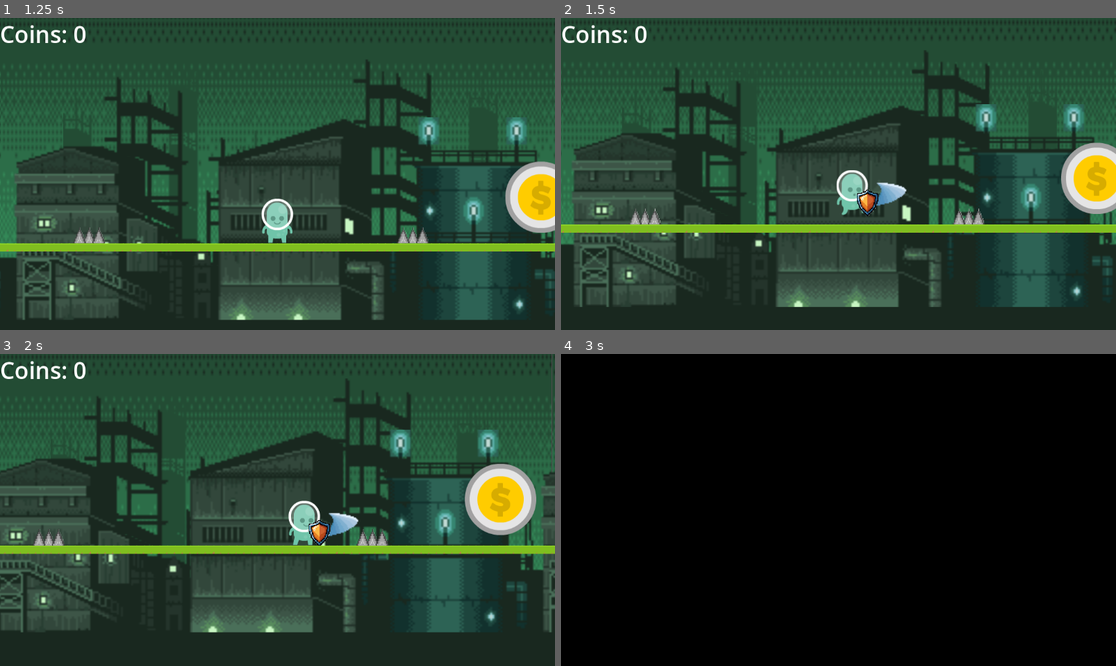
Above: before the commit, frames 1-4 (two rows, left to right).
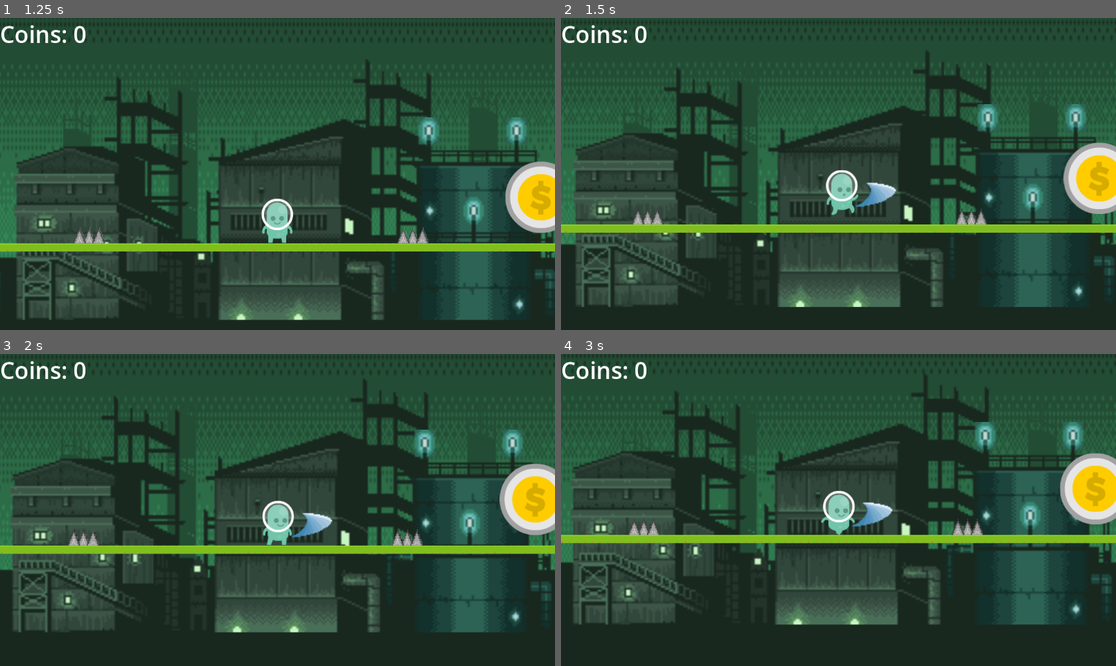
Above: after the commit, the same moments.

Repository: PietPadda/godot-2d-platformer
Game: Godot game, scene res://ui/main_menu.tscn
Same seed, same stepped clock (60 frames per second), same inputs: the game is played once before the commit and once after it.
Inputs:
- Up to frame 1 (1.25 s): click "Play Game" at 0.5 s
- Up to frame 2 (1.5 s): tap Enter (ui_accept) at 1.25 s; hold Right (ui_right) from 1.28 s (still down); hold Shift (block) from 1.28 s (still down); tap Ctrl (attack) at 1.35 s
- Up to frame 3 (2 s): keep holding Right (ui_right); keep holding Shift (block); tap Enter (ui_accept) at 1.52 s
- Up to frame 4 (3 s): release Shift (block) at 2.03 s; tap Shift (block) at 2.1 s; tap Enter (ui_accept) at 2.27 s; tap Ctrl (attack) at 2.3, 2.85 s; release Right (ui_right) at 2.78 s; hold Left (ui_left) from 2.78 s (still down); hold Shift (block) from 2.78 s (still down)

Frame 1 is identical in both runs. In frame 2, 5.5% of the frame differs, in the area x 0-100%, y 14-93%; in frame 3, 26%; in frame 4, 100%, in the area x 0-100%, y 0-100%.

Commit message:
fix(player): resolved slide lock on pressing attack

Diff:
--- a/godot-2d-platformer/player/player.gd
+++ b/godot-2d-platformer/player/player.gd
@@ -1,7 +1,6 @@
 # player/player.gd
 
-# expose vars & funcs
-extends CharacterBody2D
+extends CharacterBody2D # scene class
 
 # ready nodes
 @onready var sfx_player = $SFXPlayer
@@ -19,6 +18,8 @@
 var jumps_left = 0 # init no jumps
 var is_blocking = false # init non-blocking mode
 var is_slashing = false # init non-slashing mode
+var direction: int # init direction var
+var current_speed = SPEED # capture horisontal speed
 
 # paths
 const JUMP_SOUND = preload("res://assets/audio/player/jump.wav")
@@ -49,31 +50,28 @@
 	# ATTACK
 	# attack on button and animation has reset
 	if Input.is_action_just_pressed("attack") and not is_slashing:
-		# stop running if on ground
-		if is_on_floor():
-			velocity.x = 0 # stop in tracks
-
 		is_slashing = true # set slash mode
 		slash_effect.visible = is_slashing # visible if slash pressed
 
 	# HORISONTAL MOVEMENT AND BLOCKING
-	# capture horisontal speed
-	var current_speed = SPEED
+	# block on input
+	is_blocking = Input.is_action_pressed("block") and not is_slashing # true if input
+	shield.visible = is_blocking # visible if block held
 
-	# block on input
-	is_blocking = Input.is_action_pressed("block") # true if input
-	if not is_slashing: # cannot block if slashing
-		shield.visible = is_blocking # visible if block held
-
+	# player movement state
+	if is_slashing:
+		# stop in tracks
+		velocity.x = 0
+	else: # not attacking
+		current_speed = SPEED # default movement speed
 		# modify speed if blocking
 		if is_blocking:
 			current_speed = SPEED * 0.4 # reduced speed when blocking
 
-	# get left/right input
-	# Input.get_axis() returns a value between -1 and 1.
-	var direction = Input.get_axis("ui_left", "ui_right")
+		# get left/right input
+		# Input.get_axis() returns a value between -1 and 1.
+		direction = Input.get_axis("ui_left", "ui_right")
 
-	if not is_slashing: # cannot move if slashing
 		# left/right movement
 		if direction != 0: # if dir applied
 			velocity.x = direction * current_speed # add hor speed
